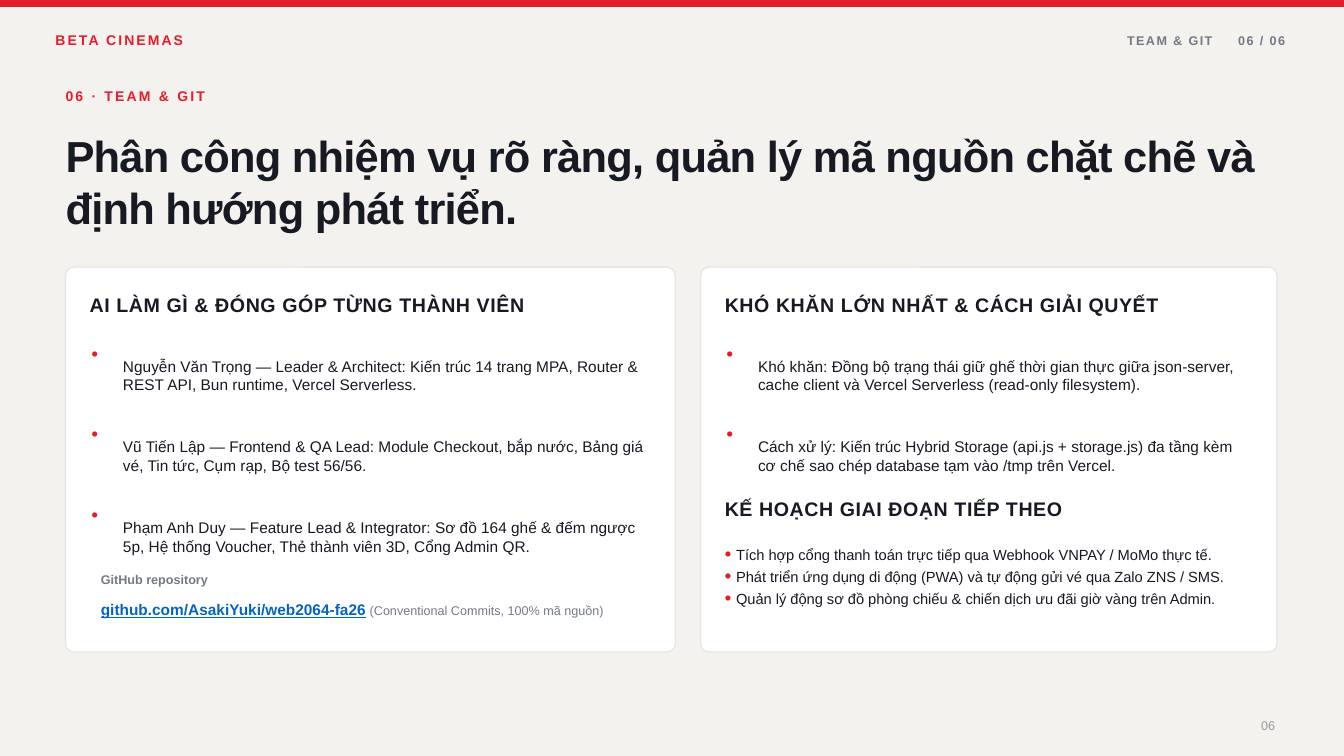
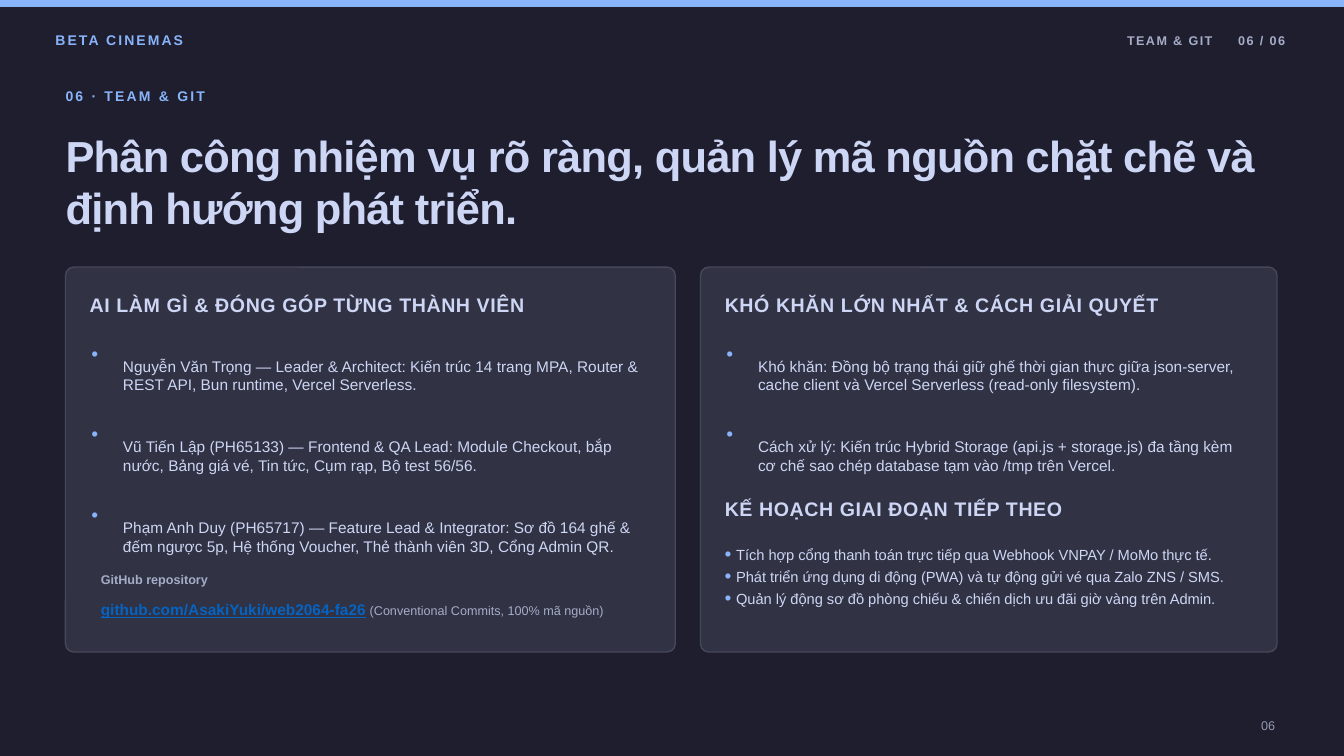
Before and after one commit to AsakiYuki/web2064-fa26, a slide deck: slide 6 of Beta-Cinemas-Presentation.pptx. Drawn at 1344x756 pixels with LibreOffice and Linux fonts; fonts in the diff are those of the drawing. Boxes give left, top, right and bottom in pixels: in the first picture for what was removed or moved away, otherwise in the second. Text is boxed around its words. In the diff, an @@ line names an element or a change of style, - is before the commit and + after.

```diff
--- a/Beta-Cinemas-Presentation.pptx
+++ b/Beta-Cinemas-Presentation.pptx
@@ background #F4F2EF to #1E1E2E @@
@@ rectangle at (0,0,1344,7): fill #E51D2A to #89B4FA @@
@@ text "TEAM & GIT 06 / ..." at (1127,36,1285,45): text colour #747985 to #A6ADC8 @@
@@ rounded rectangle at (66,267,676,652): fill #FFFFFF to #313244; outline #E8E6E2 0.99 pt to #45475A 0.99 pt @@
@@ rounded rectangle at (701,267,1277,652): fill #FFFFFF to #313244; outline #E8E6E2 0.99 pt to #45475A 0.99 pt @@
@@ text at (123,440,612,474): text changed; text colour #171923 to #CDD6F4 @@
-Vũ Tiến Lập — Frontend & QA Lead: Module Checkout, bắp nước, Bảng giá vé, Tin tức, Cụm rạp, Bộ test 56/56.
+Vũ Tiến Lập (PH65133) — Frontend & QA Lead: Module Checkout, bắp nước, Bảng giá vé, Tin tức, Cụm rạp, Bộ test 56/56.
@@ text colour #E51D2A to #89B4FA in 7 elements at (55,30,287,50), (66,91,205,101), (92,341,114,365), (92,421,114,446), (92,502,114,526), (727,341,749,365), (727,421,749,446) @@
@@ text colour #171923 to #CDD6F4 in 7 elements at (66,138,1255,233), (90,297,524,312), (123,359,623,392), (725,297,1159,316), (758,360,1234,393), (758,440,1232,474), (725,501,1062,520) @@
@@ text at (123,521,616,555): text changed; text colour #171923 to #CDD6F4 @@
-Phạm Anh Duy — Feature Lead & Integrator: Sơ đồ 164 ghế & đếm ngược 5p, Hệ thống Voucher, Thẻ thành viên 3D, Cổng Admin QR.
+Phạm Anh Duy (PH65717) — Feature Lead & Integrator: Sơ đồ 164 ghế & đếm ngược 5p, Hệ thống Voucher, Thẻ thành viên 3D, Cổng Admin QR.
@@ text "• Tích hợp cổng thanh ..." at (736,549,1224,607): text colour #E51D2A to #89B4FA in "•", "•", "•"; text colour #171923 to #CDD6F4 @@
@@ text "GitHub repository" at (101,575,208,587): text colour #747985 to #A6ADC8 @@
@@ text "github.com/AsakiYuki/web2064-fa26 (Conventional Commits, 100 ..." at (101,604,603,618): text colour #747985 to #A6ADC8 in "(Conventional Commits, 100% mã nguồn)" @@
@@ text "06" at (1261,721,1275,730): text colour #999999 to #9399B2 @@
```
Also in this commit, not shown: 5 other slides changed, 33 other files.
